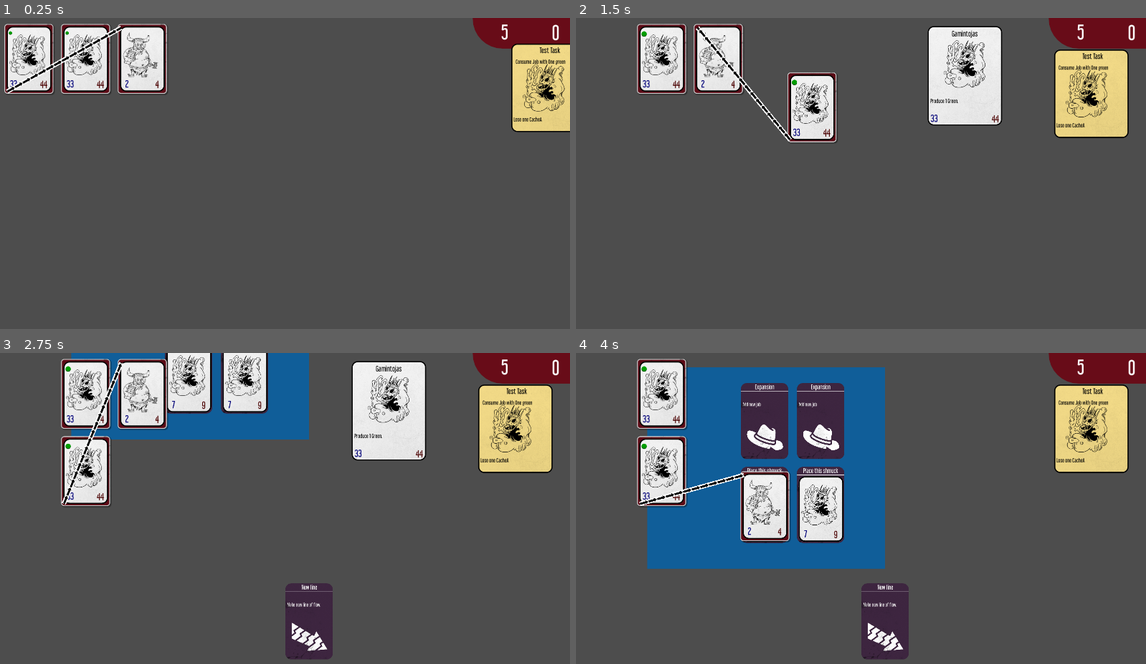
Above: before the commit, frames 1-4 (two rows, left to right).
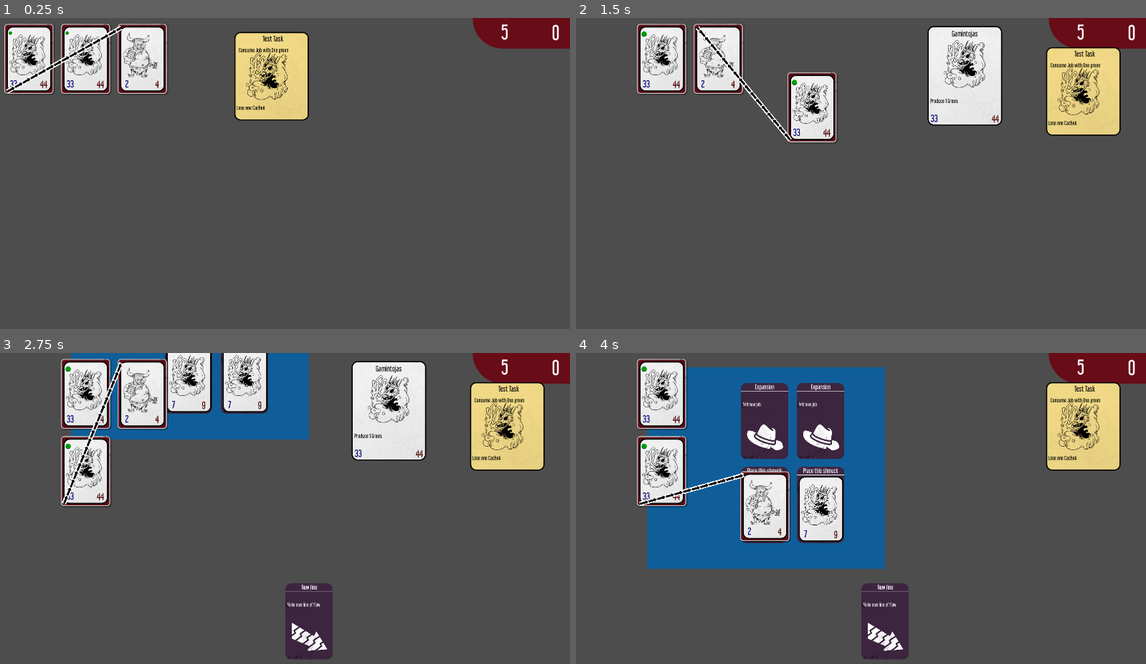
Above: after the commit, the same moments.

Repository: TicklesTheBrain/HellManager
Game: Godot game, scene res://scenes/main.tscn
Same seed, same stepped clock (60 frames per second), same inputs: the game is played once before the commit and once after it.
Inputs (mouse positions are in pixels of both pictures, inside the frame that each line leads up to):
- Up to frame 1 (0.25 s): no input
- Up to frame 2 (1.5 s): drag from (604, 58) to (918, 108) at 0.52 s; drag from (889, 136) to (661, 58) at 1.27 s
- Up to frame 3 (2.75 s): hold D (draw) from 2.03 s (still down); click (85, 393) at 2.17 s; tap M (market_open) at 2.3 s
- Up to frame 4 (4 s): release D (draw) at 2.75 s; drag from (661, 393) to (690, 464) at 2.77 s; drag from (718, 393) to (764, 508) at 3.52 s

The runs differ from the first frame. In frame 1, 6.6% of the frame differs, in the area x 41-100%, y 4-37%; in frame 2, 2.2%; in frame 3, 2.2%; in frame 4, 2.2%.

Commit message:
Minor fixes, phase management, updated engine

Diff:
--- a/project.godot
+++ b/project.godot
@@ -12,7 +12,7 @@
 
 config/name="HellManager"
 run/main_scene="res://scenes/main.tscn"
-config/features=PackedStringArray("4.2", "GL Compatibility")
+config/features=PackedStringArray("4.3", "GL Compatibility")
 config/icon="res://assets/icon.svg"
 
 [autoload]
@@ -23,6 +23,10 @@
 CardUILord="*res://scenes/cardUILord.tscn"
 UIScheduler="*res://src/ui_code/ui_scheduler.gd"
 
+[debug]
+
+gdscript/warnings/unused_signal=0
+
 [display]
 
 window/size/viewport_width=1920
@@ -32,17 +36,17 @@
 
 work={
 "deadzone": 0.5,
-"events": [Object(InputEventKey,"resource_local_to_scene":fa …(169 unchanged characters)… _keycode":87,"key_label":0,"unicode":0,"echo":false,"script":null)
+"events": [Object(InputEventKey,"resource_local_to_scene":fa …(169 unchanged characters)… _keycode":87,"key_label":0,"unicode":0,"location":0,"echo":false,"script":null)
 ]
 }
 draw={
 "deadzone": 0.5,
-"events": [null, Object(InputEventKey,"resource_local_to_sce …(178 unchanged characters)… eycode":68,"key_label":0,"unicode":100,"echo":false,"script":null)
+"events": [null, Object(InputEventKey,"resource_local_to_sce …(178 unchanged characters)… eycode":68,"key_label":0,"unicode":100,"location":0,"echo":false,"script":null)
 ]
 }
 market_open={
 "deadzone": 0.5,
-"events": [Object(InputEventKey,"resource_local_to_scene":fa …(169 unchanged characters)… _keycode":77,"key_label":0,"unicode":0,"echo":false,"script":null)
+"events": [Object(InputEventKey,"resource_local_to_scene":fa …(169 unchanged characters)… _keycode":77,"key_label":0,"unicode":0,"location":0,"echo":false,"script":null)
 ]
 }
 
--- a/scenes/main.tscn
+++ b/scenes/main.tscn
@@ -7,6 +7,7 @@
 [ext_resource type="PackedScene" uid="uid://bdewx43gbc46u" path="res://scenes/flowLine.tscn" id="3_m468t"]
 [ext_resource type="Script" path="res://src/company/JobManager.gd" id="5_1cdr4"]
 [ext_resource type="PackedScene" uid="uid://dccekuf7o544k" path="res://scenes/jobUISmall.tscn" id="5_b0wxn"]
+[ext_resource type="Script" path="res://src/actions/Action.gd" id="5_nsq4b"]
 [ext_resource type="Script" path="res://src/company/Job.gd" id="6_cnhkk"]
 [ext_resource type="PackedScene" uid="uid://cgq6pba1xc53a" path="res://scenes/tokenUI.tscn" id="6_h2iy3"]
 [ext_resource type="Script" path="res://src/company/Token.gd" id="7_b1mae"]
@@ -54,8 +55,8 @@
 script = ExtResource("10_wmw7d")
 prestige = 33
 capacity = 44
-dependentActions = Array[Resource("res://src/actions/Action.gd")]([SubResource("Resource_l3khh")])
-independentActions = Array[Resource("res://src/actions/Action.gd")]([])
+dependentActions = Array[ExtResource("5_nsq4b")]([SubResource("Resource_l3khh")])
+independentActions = Array[ExtResource("5_nsq4b")]([])
 employeeName = "Gamintojas"
 employeePic = ExtResource("9_xt47j")
 staticText = "Produce 1 Green."
@@ -68,8 +69,8 @@
 script = ExtResource("10_wmw7d")
 prestige = 33
 capacity = 44
-dependentActions = Array[Resource("res://src/actions/Action.gd")]([SubResource("Resource_l3khh")])
-independentActions = Array[Resource("res://src/actions/Action.gd")]([])
+dependentActions = Array[ExtResource("5_nsq4b")]([SubResource("Resource_l3khh")])
+independentActions = Array[ExtResource("5_nsq4b")]([])
 employeeName = "Gamintojas"
 employeePic = ExtResource("9_xt47j")
 staticText = "Produce 1 Green."
@@ -102,8 +103,8 @@
 script = ExtResource("10_wmw7d")
 prestige = 2
 capacity = 4
-dependentActions = Array[Resource("res://src/actions/Action.gd")]([SubResource("Resource_iwbiw"), SubResource("Resource_emjku")])
-independentActions = Array[Resource("res://src/actions/Action.gd")]([])
+dependentActions = Array[ExtResource("5_nsq4b")]([SubResource("Resource_iwbiw"), SubResource("Resource_emjku")])
+independentActions = Array[ExtResource("5_nsq4b")]([])
 employeeName = "Valgytojas"
 employeePic = ExtResource("13_fgyyd")
 staticText = "Consume 2 Green, produce 1 Blue"
@@ -117,7 +118,7 @@
 cardIcon = ExtResource("17_6m0wt")
 cardName = "Expansion"
 revealed = false
-onExecute = Array[Resource("res://src/actions/Action.gd")]([SubResource("Resource_cal8w")])
+onExecute = Array[ExtResource("5_nsq4b")]([SubResource("Resource_cal8w")])
 
 [sub_resource type="Resource" id="Resource_5jtij"]
 script = ExtResource("17_mrygo")
@@ -145,8 +146,8 @@
 script = ExtResource("10_wmw7d")
 prestige = 7
 capacity = 9
-dependentActions = Array[Resource("res://src/actions/Action.gd")]([SubResource("Resource_2ac0j")])
-independentActions = Array[Resource("res://src/actions/Action.gd")]([])
+dependentActions = Array[ExtResource("5_nsq4b")]([SubResource("Resource_2ac0j")])
+independentActions = Array[ExtResource("5_nsq4b")]([])
 employeeName = "Dude"
 employeePic = ExtResource("9_xt47j")
 staticText = "Produce one of each"
@@ -160,7 +161,7 @@
 cardText = "This shmuck"
 cardName = "Place this shmuck"
 revealed = false
-onExecute = Array[Resource("res://src/actions/Action.gd")]([SubResource("Resource_qg2rp")])
+onExecute = Array[ExtResource("5_nsq4b")]([SubResource("Resource_qg2rp")])
 
 [sub_resource type="Resource" id="Resource_8c0pc"]
 script = ExtResource("17_mrygo")
@@ -177,7 +178,7 @@
 cardIcon = ExtResource("22_hgn1x")
 cardName = "New line"
 revealed = false
-onExecute = Array[Resource("res://src/actions/Action.gd")]([SubResource("Resource_jr0jv")])
+onExecute = Array[ExtResource("5_nsq4b")]([SubResource("Resource_jr0jv")])
 
 [sub_resource type="Resource" id="Resource_poo86"]
 script = ExtResource("17_mrygo")
@@ -207,10 +208,10 @@
 taskIcon = ExtResource("9_xt47j")
 taskText = "Consume Job with One green"
 consequenceText = "Lose one CacheA"
-taskConsequence = Array[Resource("res://src/actions/Action.gd")]([SubResource("Resource_41yhl")])
+taskConsequence = Array[ExtResource("5_nsq4b")]([SubResource("Resource_41yhl")])
 cardName = "Test Task"
 revealed = false
-onExecute = Array[Resource("res://src/actions/Action.gd")]([SubResource("Resource_4skit")])
+onExecute = Array[ExtResource("5_nsq4b")]([SubResource("Resource_4skit")])
 
 [sub_resource type="Resource" id="Resource_h0cd8"]
 script = ExtResource("17_mrygo")
@@ -359,6 +360,11 @@
 script = ExtResource("3_2pjbp")
 hideDelay = 0.15
 
+[node name="MouseOverLord2" type="Node2D" parent="."]
+position = Vector2(1188, 27)
+script = ExtResource("3_2pjbp")
+hideDelay = 0.15
+
 [node name="CompanyUILord" type="Node2D" parent="." node_paths=PackedStringArray("jobManager", "lineLayer", "jobLayer", "tokenLayer")]
 script = ExtResource("2_hwxbs")
 jobManager = NodePath("../JobLord")
@@ -371,6 +377,9 @@
 gridCellSizeVector = Vector2(165, 235)
 gridGapSizeVector = Vector2(25, 25)
 gridSizeVector = Vector2(1300, 1200)
+tokenAppearTime = null
+tokenMoveTime = null
+tokenFadeTime = null
 
 [node name="LineLayer" type="CanvasLayer" parent="CompanyUILord"]
 layer = 3
@@ -393,13 +402,13 @@
 position = Vector2(965.75, 903)
 shape = SubResource("RectangleShape2D_f5c0v")
 
-[node name="SinkPC" type="Node2D" parent="." node_paths=PackedStringArray("positionMarker", "logicalContainer")]
+[node name="ActionSinkPC" type="Node2D" parent="." node_paths=PackedStringArray("positionMarker", "logicalContainer")]
 script = ExtResource("23_i5ahq")
 positionMarker = NodePath("SinkPoint")
 logicalContainer = NodePath("../ActionCards/Discard")
 packedCardForReference = ExtResource("29_2tfqd")
 
-[node name="SinkPoint" type="Marker2D" parent="SinkPC"]
+[node name="SinkPoint" type="Marker2D" parent="ActionSinkPC"]
 position = Vector2(1519, 614)
 
 [node name="MarketSlideController" type="Node2D" parent="." node_paths=PackedStringArray("marketAnimator", "marketContainer")]
@@ -480,9 +489,9 @@
 packedCardForReference = ExtResource("37_62ix5")
 
 [node name="Marker2D" type="Marker2D" parent="TaskSinkPC"]
+position = Vector2(2169, 428)
 
 [node name="TaskHandPC" type="Node2D" parent="." node_paths=PackedStringArray("area", "logicalContainer")]
-position = Vector2(1830, 70)
 script = ExtResource("19_qe3sq")
 area = NodePath("CollisionShape2D")
 multipleRows = true
@@ -491,5 +500,5 @@
 packedCardForReference = ExtResource("37_62ix5")
 
 [node name="CollisionShape2D" type="CollisionShape2D" parent="TaskHandPC"]
-position = Vector2(-223.25, 354.25)
+position = Vector2(1580, 416)
 shape = SubResource("RectangleShape2D_5fq8s")
--- a/src/Events.gd
+++ b/src/Events.gd
@@ -3,8 +3,8 @@
 #Logic signals
 signal phaseEnded(phase)
 signal phaseStarted(phase)
-signal turnStarted(turnNo: int)
-signal turnEnded(turnNo: int)
+signal dayStarted(dayNo: int)
+signal dayEnded(dayNo: int)
 signal jobStarted(job: Job)
 signal jobEnded(job: Job)
 signal jobDestroyed(job: Job)
--- a/src/GameContext.gd
+++ b/src/GameContext.gd
@@ -6,11 +6,10 @@
 var actingCard: ProtoCard
 var actingJob: Job
 var actingEmployee: Employee
-var actingGoal: int
 var step: int
 var actionStack: Array[Action] = []
 var playerData: PlayerData
 
 func printSelf():
     print('current Phase ', currentPhase,  ' current Turn ', currentTurn, ' actingCard ', actingCard,
-     ' acting Job ', actingJob, ' acting Employee ', actingEmployee, ' actingGoal ', actingGoal, ' step ', step, ' actionStack ', actionStack)
+     ' acting Job ', actingJob, ' acting Employee ', actingEmployee, ' step ', step, ' actionStack ', actionStack)
--- a/src/Globals.gd
+++ b/src/Globals.gd
@@ -1,17 +1,18 @@
 extends Node
 
-@export var phase: int
-@export var turn: int
+@export var phase: phases
+@export var day: int = 0
 @export var actingJob: Job
 @export var actingEmployee: Employee
-@export var actingGoal: int
 @export var actingCard: ProtoCard
 @export var actionStack: Array[Action] = []
 var stepCounter: int = 0
 
 enum phases {
+	MORNING,
 	WORK,
-	MANAGE
+	MANAGE,
+	CONSEQUENCE
 }
 
 func _ready():
@@ -20,11 +21,11 @@
 	Events.phaseStarted.connect(func(p):
 		phase = p
 		stepCounter += 1)
-	Events.phaseEnded.connect(func(_p): phase = -1)
-	Events.turnStarted.connect(func(t):
-		turn = t
+	Events.phaseEnded.connect(func(_p): phase = -1) #TODO: FIX
+	Events.dayStarted.connect(func(t):
+		day = t
 		stepCounter +=1)
-	Events.turnEnded.connect(func(_t): turn = -1)
+	Events.dayEnded.connect(func(_t): day = -1)
 	Events.jobStarted.connect(func(j):
 		actingJob = j
 		stepCounter +=1)
@@ -34,9 +35,9 @@
 		stepCounter +=1)
 	Events.employeeActivationEnd.connect(func(_e): actingEmployee = null)
 	Events.taskConsequenceStart.connect(func(g):
-		actingGoal = g
+		actingCard = g
 		stepCounter +=1)
-	Events.taskConsequenceEnd.connect(func(_g): actingGoal = -1)
+	Events.taskConsequenceEnd.connect(func(_g): actingCard = null)
 	Events.cardUseStarted.connect(func(c):
 		actingCard = c
 		stepCounter +=1)
@@ -46,22 +47,48 @@
 		stepCounter +=1)
 	Events.actionEnded.connect(func(a): actionStack.erase(a))
 
-
 	#Manging game phase
 	Events.phaseEnded.connect(func(p):
 		if p == phases.WORK:
+			Events.phaseStarted.emit(phases.CONSEQUENCE)
+	)
+
+	Events.phaseEnded.connect(func(p):
+		if p == phases.CONSEQUENCE:
+
+			Events.phaseStarted.emit(phases.MORNING)
+			#Start phase will be where all the market setup and start of day conditions happen, will SETup later
+			Events.phaseEnded.emit(phases.MORNING)
+	)
+
+	Events.phaseEnded.connect(func(p):
+		if p == phases.MORNING:
 			Events.phaseStarted.emit(phases.MANAGE)
-		)
+	)
 
 	Events.cardUseEnded.connect(func(_c):
 		Events.phaseEnded.emit(phases.WORK)
 		getJobManager().makeEveryoneWork()
-		)
+	)
 
 	Events.cardTaken.connect(func(_c):
 		Events.phaseEnded.emit(phases.WORK)
 		getJobManager().makeEveryoneWork()
 	)
+
+	#Manage days
+	Events.phaseEnded.connect(func(p):
+		if p == phases.CONSEQUENCE:
+			Events.dayEnded.emit(day)
+			Events.dayStarted.emit(day+1)
+	)
+
+	Events.dayStarted.connect(func(d):
+		day = d
+	)
+
+	#Start first day
+	Events.dayStarted.emit(day+1)
 
 func _unhandled_input(event):
 	if event.is_action_pressed("work"):
@@ -73,9 +100,8 @@
 	ctxt.actingEmployee = actingEmployee
 	ctxt.actingCard = actingCard
 	ctxt.currentPhase = phase
-	ctxt.currentTurn = turn
+	ctxt.currentTurn = day
 	ctxt.actingJob = actingJob
-	ctxt.actingGoal = actingGoal
 	ctxt.actionStack = actionStack.duplicate()
 	ctxt.step = stepCounter
 	ctxt.playerData = getPlayerData()
--- a/src/TaskCard.gd
+++ b/src/TaskCard.gd
@@ -7,9 +7,9 @@
 @export var taskConsequence: Array[Action]
 #@export var onExecute: Array[Action] #Task Complete Actions, inherited
 
-func startConsequence():
+func executeConsequence():
 	Events.taskConsequenceStart.emit(self)
-	onExecute.all(func(a): return a.perform())
+	taskConsequence.all(func(a): return a.perform())
 	Events.taskConsequenceEnd.emit(self)
 
 func specificDuplicate():
--- a/src/actions/action_changeCache.gd
+++ b/src/actions/action_changeCache.gd
@@ -7,3 +7,4 @@
 func performSpecific():
     var ctxt = Globals.getCtxt()
     ctxt.playerData[cacheFieldName] += changeAmount
+    return true
--- a/src/company/TaskManager.gd
+++ b/src/company/TaskManager.gd
@@ -8,8 +8,11 @@
 
 func _ready():
     addNewTask()
-    pass
-
+    Events.phaseStarted.connect(func(p):
+        if p == Globals.phases.CONSEQUENCE:
+            applyConsequence()
+            Events.phaseEnded.emit(Globals.phases.CONSEQUENCE)
+        )
 
 func addNewTask():
     var newTask = taskDeck.drawCard()
@@ -21,3 +24,7 @@
     if newTaskCounter >= addTaskEveryXTurns:
         addNewTask()
         newTaskCounter = 0
+
+func applyConsequence():
+    print('applying consequences')
+    taskHand.getAll().all(func(t): t.executeConsequence())
--- a/src/ui_code/CompanyUIManager.gd
+++ b/src/ui_code/CompanyUIManager.gd
@@ -73,7 +73,7 @@
 func removeLineUI(from: Job, to: Job):
 	getLineUI(from, to).free()
 
-func getLineUI(from: Job, to: Job) -> flowLineUI:
+func getLineUI(from: Job, to: Job) -> FlowLineUI:
 	for line in lineLayer.get_children():
 		if line.from == from and line.to == to:
 			return line
--- a/src/ui_code/MarketSlideController.gd
+++ b/src/ui_code/MarketSlideController.gd
@@ -18,7 +18,7 @@
 			openMarket()
 
 func openMarket():
-	print('market open')
+	# print('market open')
 	marketAnimator.play("open")
 	slideInProgress = true
 	marketContainer.inaccessible = true
@@ -28,7 +28,7 @@
 	marketOpen = true
 
 func closeMarket():
-	print(' market close')
+	# print(' market close')
 	marketAnimator.play("close")
 	slideInProgress = true
 	marketContainer.inaccessible = true
--- a/src/ui_code/PositionController.gd
+++ b/src/ui_code/PositionController.gd
@@ -28,7 +28,7 @@
 
 	var cardUI = CardUILord.getCardUI(card)
 	if cardUI == null:
-		print('new card UI requested')
+		#print('new card UI requested')
 		cardUI = CardUILord.makeNewCardUI(card)
 	addCardUI(cardUI)
 
@@ -46,7 +46,7 @@
 	if newCard.get_parent() != null:
 		newCard.get_parent().remove_child(newCard)
 	add_child(newCard)
-	print('card UI added')
+	# print('card UI added')
 
 	#Add UI to list and make them sort themselves
 	cardUIs.push_back(newCard)
--- a/src/ui_code/SinkPC.gd
+++ b/src/ui_code/SinkPC.gd
@@ -10,5 +10,5 @@
 		newTween.tween_callback(CardUILord.destroyCardUI.bind(ui.card))
 		newTween.tween_callback(removeUIWithoutScuttle.bind(ui))
 
-func removeUIWithoutScuttle(ui: ActionCardUI):
+func removeUIWithoutScuttle(ui: ProtoCardUI):
 	cardUIs.erase(ui)
--- a/src/ui_code/cardUILord.gd
+++ b/src/ui_code/cardUILord.gd
@@ -13,13 +13,13 @@
 
 	var newUI
 	if card is ActionCard:
-		print('action card created')
+		# print('action card created')
 		newUI = actionCardUIPacked.instantiate()
 	elif card is TaskCard:
-		print('task card created')
+		# print('task card created')
 		newUI = taskCardUIPacked.instantiate()
 
-	print('it is ', newUI)
+	# print('it is ', newUI)
 	newUI.card = card
 	cardUIs.push_back(newUI)
 	return newUI
--- a/src/ui_code/flow_line_UI.gd
+++ b/src/ui_code/flow_line_UI.gd
@@ -1,5 +1,5 @@
 extends Line2D
-class_name flowLineUI
+class_name FlowLineUI
 
 @export var from: Job
 @export var to: Job
--- a/src/ui_code/task_ui.gd
+++ b/src/ui_code/task_ui.gd
@@ -7,9 +7,9 @@
 @export var taskIcon: TextureRect
 
 func _ready():
-	print('task card size ', $Background.size)
+	# print('task card size ', $Background.size)
 	await get_tree().create_timer(0.1).timeout
-	print('task card size ', $Background.size)
+	# print('task card size ', $Background.size)
 
 func updateCardUI():
 	if card == null:
Not shown: 1 places in scenes/main.tscn that only renumber resources
